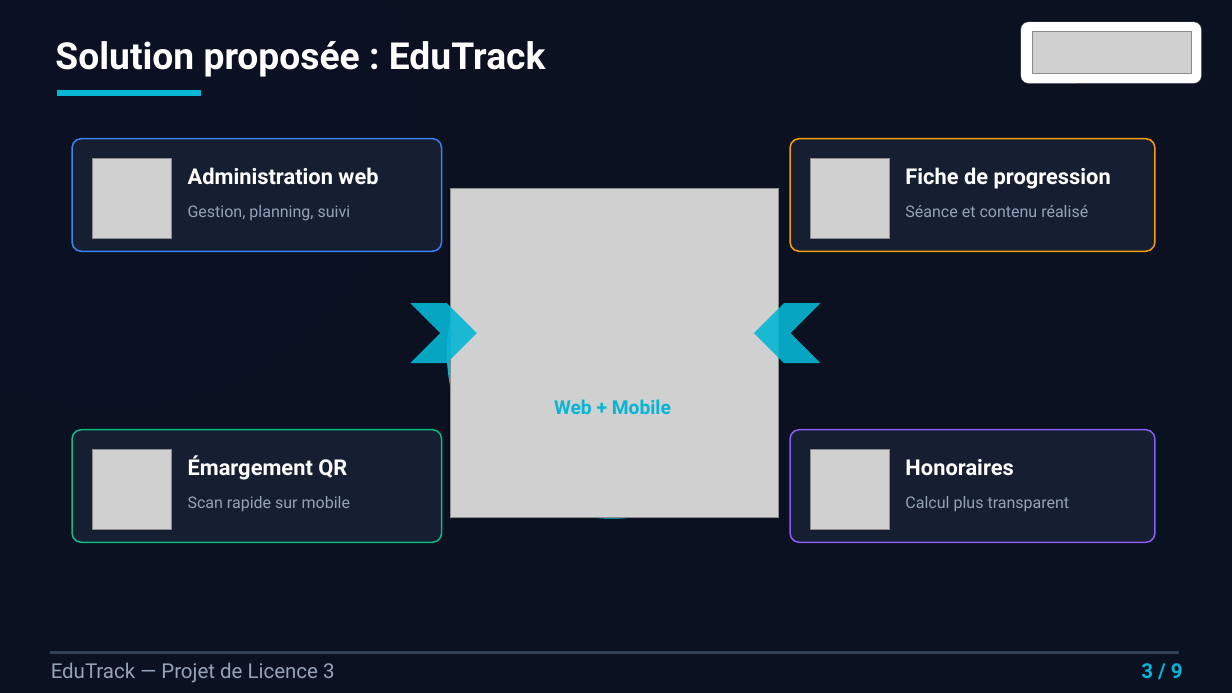
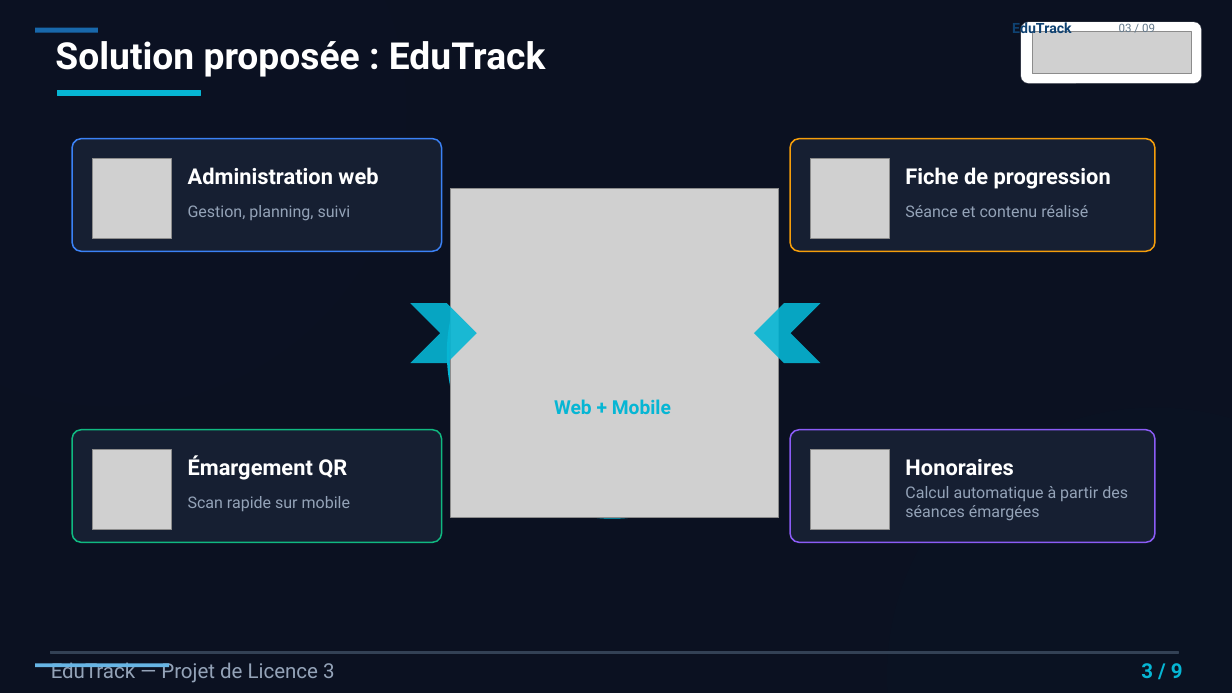
Before and after one commit to moussa7006/suivi-pedagogique-system, a slide deck: slide 3 of MEMOIRE/La finalisima present_V11.pptx. Drawn at 1232x693 pixels with LibreOffice and Linux fonts; fonts in the diff are those of the drawing; grey boxes stand for pictures. Boxes give left, top, right and bottom in pixels: in the first picture for what was removed or moved away, otherwise in the second. Text is boxed around its words. In the diff, an @@ line names an element or a change of style, - is before the commit and + after.

```diff
--- a/MEMOIRE/La finalisima present_V11.pptx
+++ b/MEMOIRE/La finalisima present_V11.pptx
@@ rectangle added at <box>35,28,98,33</box>, fill #1868AB @@
@@ text added at <box>1012,20,1072,38</box>, 11 pt, text #0F4272, bold @@
+EduTrack
@@ text added at <box>1119,21,1155,32</box>, 9 pt, text #657A8C @@
+03 / 09
@@ text at <box>905,486,1128,521</box>: text changed @@
-Calcul plus transparent
+Calcul automatique à partir des séances émargées
@@ rectangle added at <box>35,664,169,667</box>, fill #67B5E5 @@
```
Also in this commit, not shown: 7 other slides changed, 4 other files.
